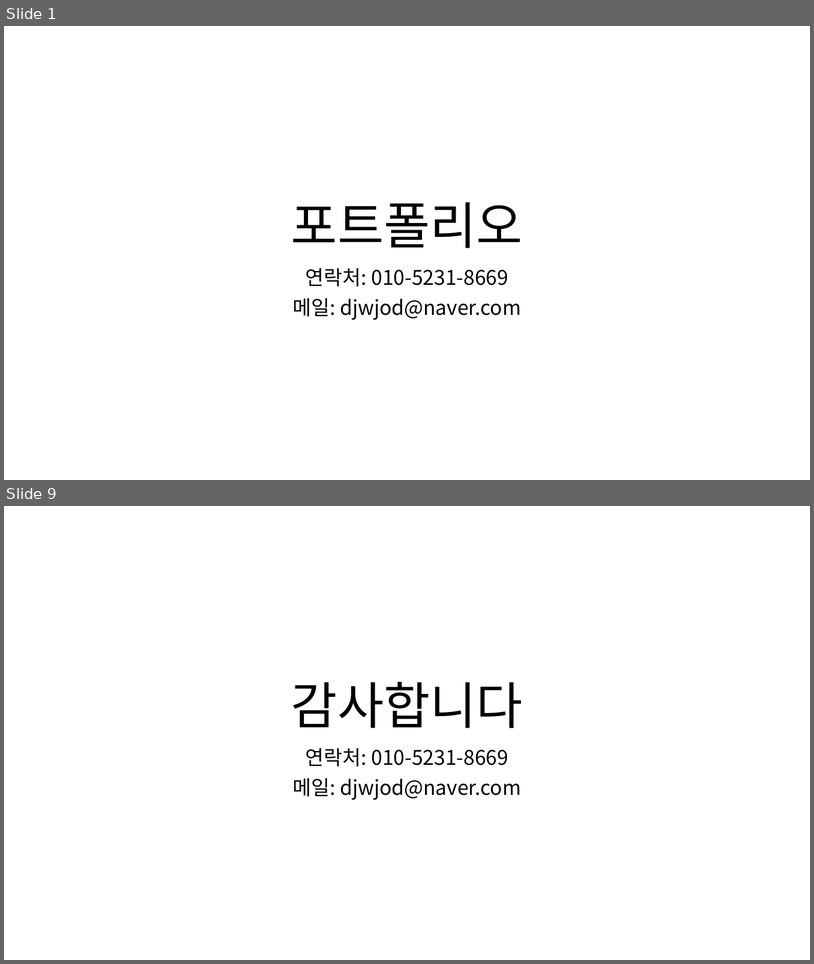
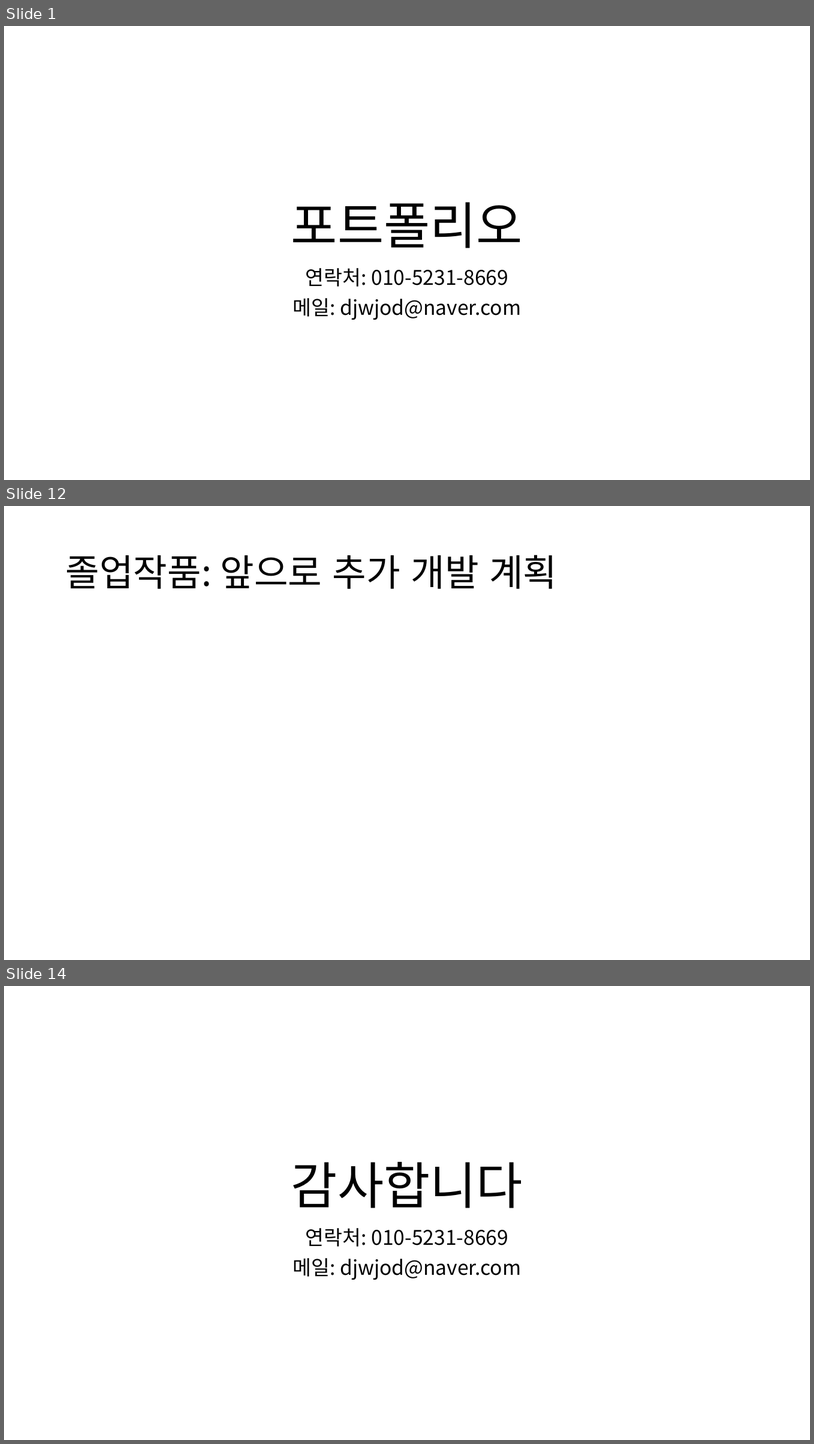
Before and after one commit to kimi5231/B1A2_project, a slide deck: 포트폴리오/임수영/포트폴리오.pptx. Shown one above the other, each under a label of ours: slides 1 and 9 before the commit, slides 1, 12 and 14 after it; the slides between them are not shown. The pictures are 814x964 and 814x1444 pixels, drawn with LibreOffice and Linux fonts; fonts in the diff are those of the drawing. Boxes give left, top, right and bottom in pixels: in the first picture for what was removed or moved away, otherwise in the second. Text is boxed around its words. In the diff, an @@ line names an element or a change of style, - is before the commit and + after.

```diff
--- a/포트폴리오/임수영/포트폴리오.pptx
+++ b/포트폴리오/임수영/포트폴리오.pptx
@@ slide 12 added at bbox=[4, 506, 810, 960], background #FFFFFF @@
@@ title added at bbox=[65, 555, 557, 589], 44 pt, text #000000 @@
+졸업작품: 앞으로 추가 개발 계획
@@ what was slide 9 is now slide 14 @@
```
Also in this commit, not shown: 7 slides changed, 4 other slides added.
